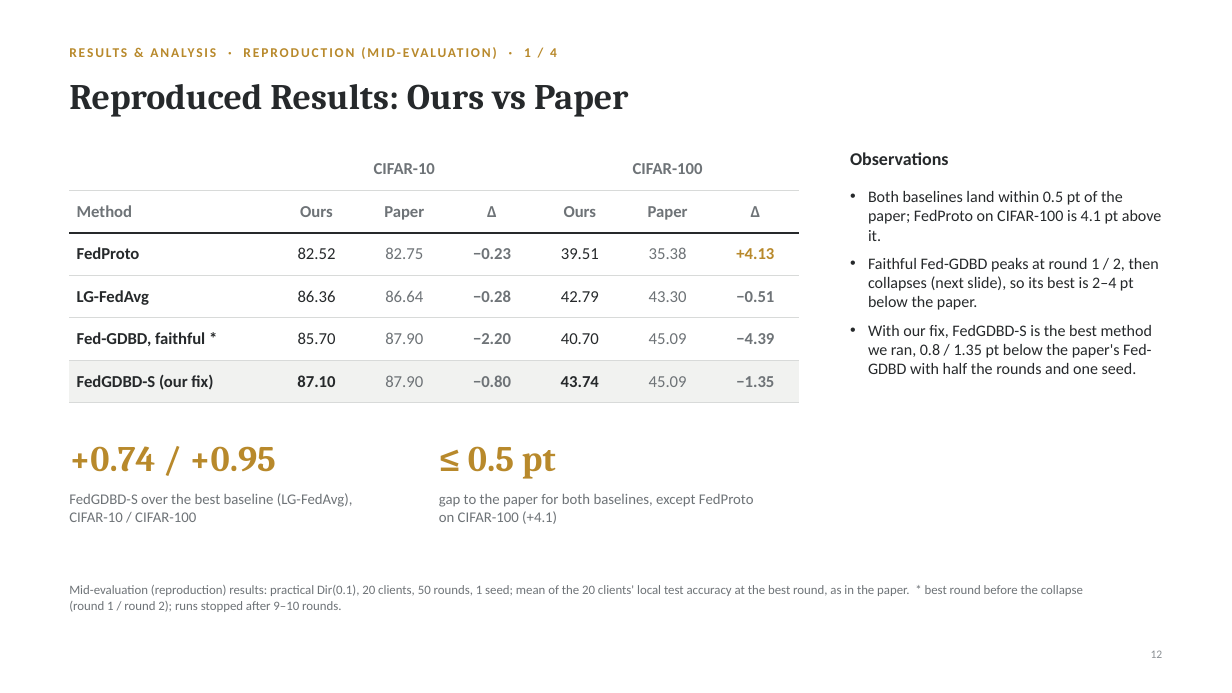
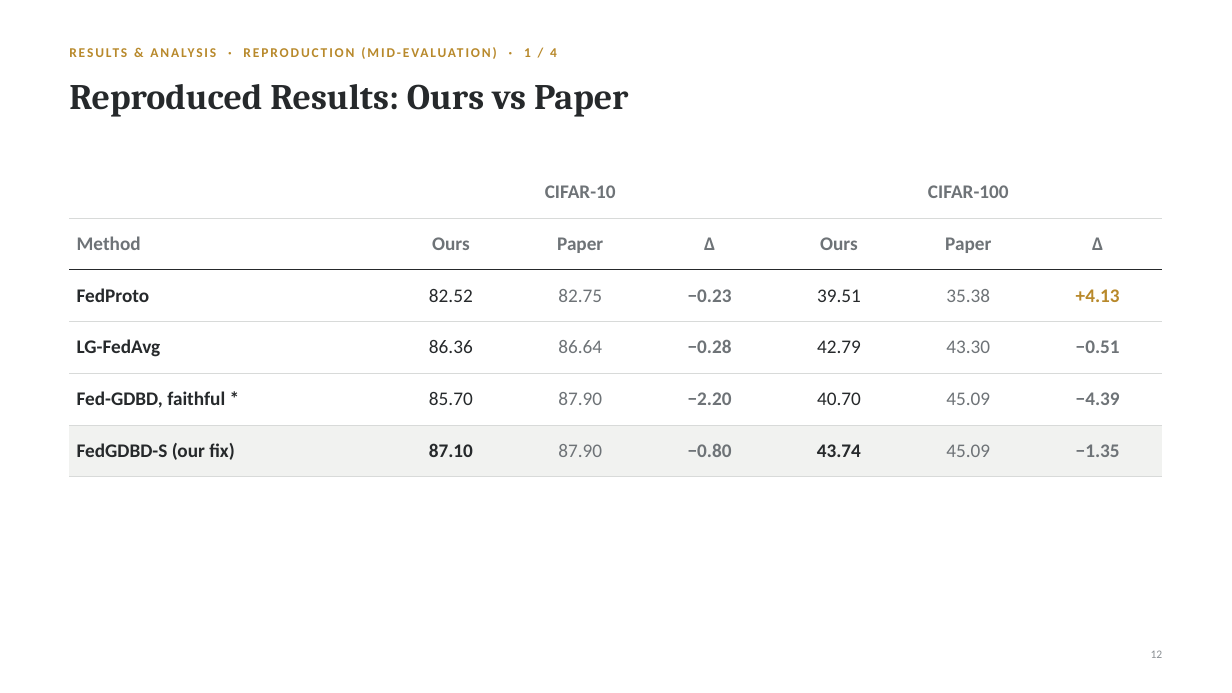
Before and after one commit to md25052007/Fed-GDBD-for-HtFL, a slide deck: slide 12 of presentation/Fed-GDBD_Final_Evaluation.pptx. Drawn at 1232x693 pixels with LibreOffice and Linux fonts; fonts in the diff are those of the drawing. Boxes give left, top, right and bottom in pixels: in the first picture for what was removed or moved away, otherwise in the second. Text is boxed around its words. In the diff, an @@ line names an element or a change of style, - is before the commit and + after.

```diff
--- a/presentation/Fed-GDBD_Final_Evaluation.pptx
+++ b/presentation/Fed-GDBD_Final_Evaluation.pptx
@@ table at <box>69,166,1163,464</box> @@
@@ size 13 to 15 pt @@
@@ table: place and size @@
-table at <box>69,148,799,394</box>
+table at <box>69,166,1163,464</box>
@@ text removed at <box>850,152,949,165</box> @@
-Observations
@@ text removed at <box>868,191,1162,374</box> @@
-• Both baselines land within 0.5 pt of the paper; FedProto on CIFAR-100 is 4.1 pt above it.
-• Faithful Fed-GDBD peaks at round 1 / 2, then collapses (next slide), so its best is 2–4 pt below the paper.
-• With our fix, FedGDBD-S is the best method we ran, 0.8 / 1.35 pt below the paper's Fed-GDBD with half the rounds and one seed.
@@ text removed at <box>69,446,276,472</box> @@
-+0.74 / +0.95
@@ text removed at <box>468,446,556,479</box> @@
-≤ 0.5 pt
@@ text removed at <box>69,493,353,522</box> @@
-FedGDBD-S over the best baseline (LG-FedAvg), CIFAR-10 / CIFAR-100
@@ text removed at <box>439,494,754,524</box> @@
-gap to the paper for both baselines, except FedProto on CIFAR-100 (+4.1)
@@ text removed at <box>69,585,1083,612</box> @@
-Mid-evaluation (reproduction) results: practical Dir(0.1), 20 clients, 50 rounds, 1 seed; mean of the 20 clients' local test accuracy at the best round, as in the paper. * best round before the collapse (round 1 / round 2); runs stopped after 9–10 rounds.
```
Also in this commit, not shown: 12 other slides changed, 9 other files.
